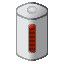
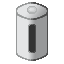
Layers edited between the first and the second 64x64 image:
painted on "Rechteck 1" over [29, 25, 35, 52]
